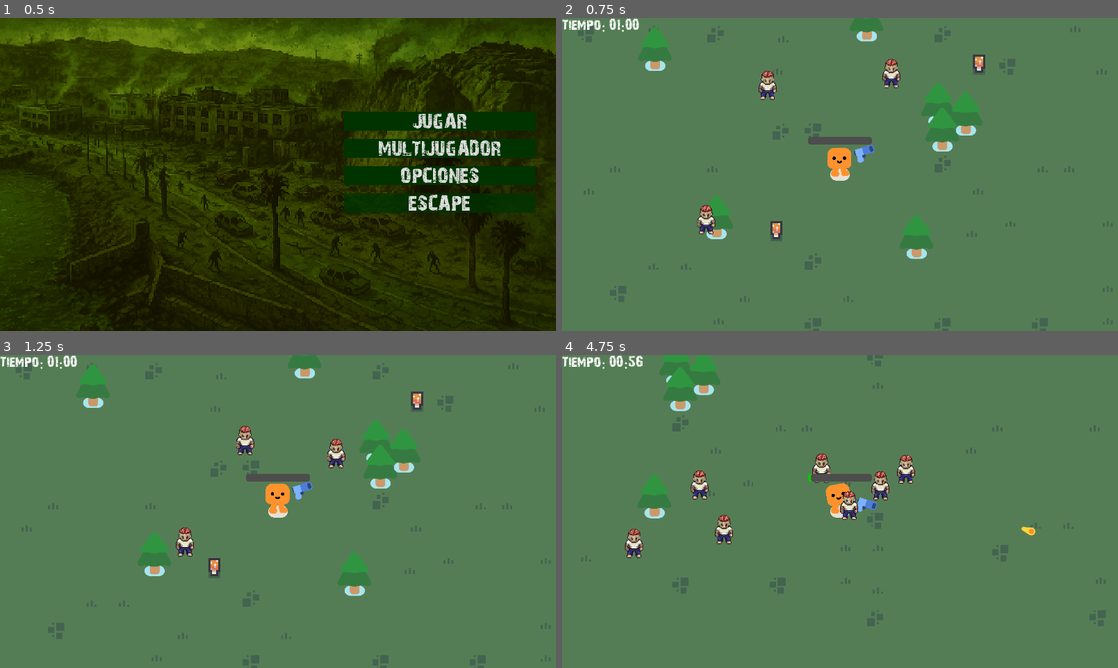
Above: before the commit, frames 1-4 (two rows, left to right).
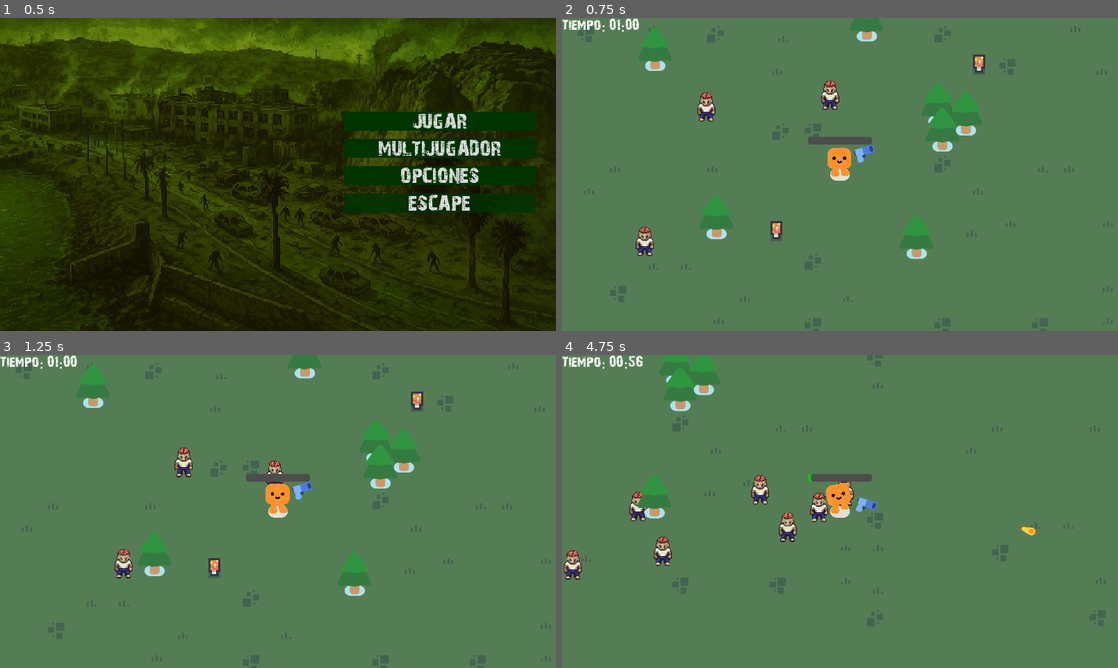
Above: after the commit, the same moments.

Repository: catasardina/Proyecto-Programacion-Avanzada
Game: Godot game, scene res://menu.tscn
Two runs of this game, one before a commit and one after it. Both use one fixed random seed, a clock stepped at 60 frames per second and the inputs below.
Inputs (mouse positions are in pixels of both pictures, inside the frame that each line leads up to):
- Up to frame 1 (0.5 s): no input
- Up to frame 2 (0.75 s): click "JUGAR" at 0.5 s
- Up to frame 3 (1.25 s): no input
- Up to frame 4 (4.75 s): move the mouse to (962, 495) at 1.27 s; hold D (move_right) 1.28-2.03 s; click (962, 495) at 1.35 s; move the mouse to (728, 527) at 2.02 s; hold S (move_down) 2.03-2.78 s; click (728, 527) at 2.1 s; move the mouse to (895, 442) at 2.77 s; hold D (move_right) 2.78-3.53 s; click (895, 442) at 2.85 s; move the mouse to (812, 574) at 3.52 s; hold W (move_up) 3.53-4.28 s; click (812, 574) at 3.6 s; move the mouse to (1006, 558) at 4.27 s; hold A (move_left) from 4.28 s (still down); click (1006, 558) at 4.35 s

Frame 1 is identical in both runs. In frame 2, 1.4% of the frame differs, in the area x 13-61%, y 13-77%; in frame 3, 1.3%; in frame 4, 2.9%, in the area x 0-64%, y 31-72%.

Commit message:
correcion posicion enemigo

Diff:
--- a/characters/enemigo/slime.tscn
+++ b/characters/enemigo/slime.tscn
@@ -44,6 +44,23 @@
 "transitions": PackedFloat32Array(-2, -2, -2),
 "update": 0,
 "values": [Vector2(1, 1), Vector2(1.2, 1.2), Vector2(1, 1)]
+}
+
+[sub_resource type="Animation" id="Animation_to6oa"]
+resource_name = "hurt_enemigo"
+length = 2.0
+step = 0.3
+tracks/0/type = "value"
+tracks/0/imported = false
+tracks/0/enabled = true
+tracks/0/path = NodePath("Anchor/SlimeBody/EnemigoHurt:frame")
+tracks/0/interp = 1
+tracks/0/loop_wrap = true
+tracks/0/keys = {
+"times": PackedFloat32Array(0.300655, 0.6, 0.9, 1.2, 1.5),
+"transitions": PackedFloat32Array(1, 1, 1, 1, 1),
+"update": 1,
+"values": [0, 1, 2, 3, 4]
 }
 
 [sub_resource type="Animation" id="Animation_71vdi"]
@@ -97,23 +114,6 @@
 "values": [0, 1, 2, 3, 4, 5, 6, 7, 8]
 }
 
-[sub_resource type="Animation" id="Animation_to6oa"]
-resource_name = "hurt_enemigo"
-length = 2.0
-step = 0.3
-tracks/0/type = "value"
-tracks/0/imported = false
-tracks/0/enabled = true
-tracks/0/path = NodePath("Anchor/SlimeBody/EnemigoHurt:frame")
-tracks/0/interp = 1
-tracks/0/loop_wrap = true
-tracks/0/keys = {
-"times": PackedFloat32Array(0.300655, 0.6, 0.9, 1.2, 1.5),
-"transitions": PackedFloat32Array(1, 1, 1, 1, 1),
-"update": 1,
-"values": [0, 1, 2, 3, 4]
-}
-
 [sub_resource type="AnimationLibrary" id="AnimationLibrary_j6cum"]
 _data = {
 &"RESET": SubResource("Animation_y4lve"),
@@ -131,14 +131,14 @@
 
 [node name="SlimeBody" type="Sprite2D" parent="Anchor"]
 texture_filter = 1
-position = Vector2(223, -29)
+position = Vector2(11, 49)
 scale = Vector2(2.081, 2)
 texture = ExtResource("3_ka7fv")
 offset = Vector2(0, -36)
 hframes = 10
 
 [node name="EnemigoHurt" type="Sprite2D" parent="Anchor/SlimeBody"]
-position = Vector2(-5.93926e-07, -36)
+position = Vector2(-7.15256e-06, -38)
 scale = Vector2(1, 1.041)
 texture = ExtResource("3_ka7fv")
 hframes = 10
